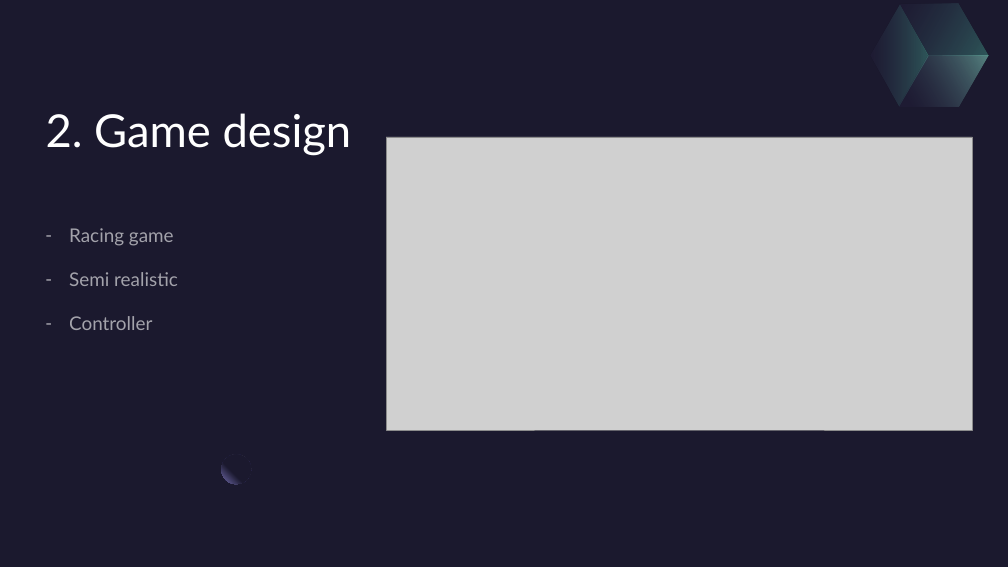
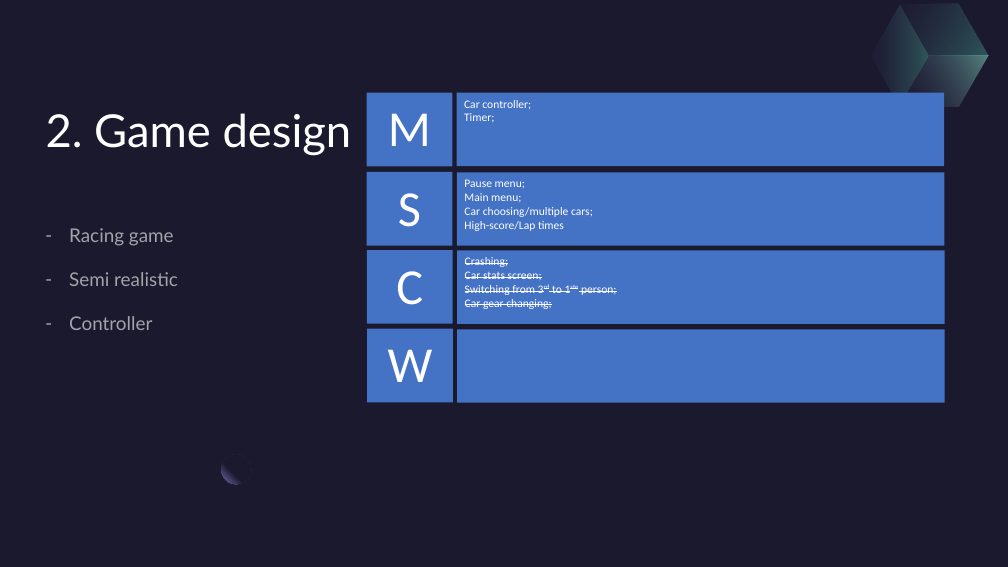
Before and after one commit to TygoB-B5/GTRacing_Pro, a slide deck: slide 4 of Presentatie GTRacingPro.pptx. Drawn at 1008x567 pixels with LibreOffice and Linux fonts; fonts in the diff are those of the drawing; grey boxes stand for pictures. Boxes give left, top, right and bottom in pixels: in the first picture for what was removed or moved away, otherwise in the second. Text is boxed around its words. In the diff, an @@ line names an element or a change of style, - is before the commit and + after.

```diff
--- a/Presentatie GTRacingPro.pptx
+++ b/Presentatie GTRacingPro.pptx
@@ rectangle added at [367,92,452,166], fill #4472C4, 48 pt, text #FFFFFF @@
+M
@@ rectangle added at [457,93,944,166], fill #4472C4, 11 pt, text #FFFFFF @@
+Car controller;
+Timer;
@@ picture removed at [386,137,972,430] @@
@@ rectangle added at [367,172,452,246], fill #4472C4, 48 pt, text #FFFFFF @@
+S
@@ rectangle added at [457,172,944,246], fill #4472C4, 11 pt, text #FFFFFF @@
+Pause menu;
+Main menu;
+Car choosing/multiple cars;
+High-score/Lap times
@@ rectangle added at [367,250,452,324], fill #4472C4, 48 pt, text #FFFFFF @@
+C
@@ rectangle added at [457,250,945,324], fill #4472C4, 11 pt, text #FFFFFF, strikethrough @@
+Crashing;
+Car stats screen;
+Switching from 3rd to 1ste person;
+Car gear changing;
@@ rectangle added at [368,329,453,403], fill #4472C4, 48 pt, text #FFFFFF @@
+W
@@ rectangle added at [457,330,945,403], fill #4472C4 @@
```
Also in this commit, not shown: 3 other slides changed, 1 slide removed, 1 other file.
